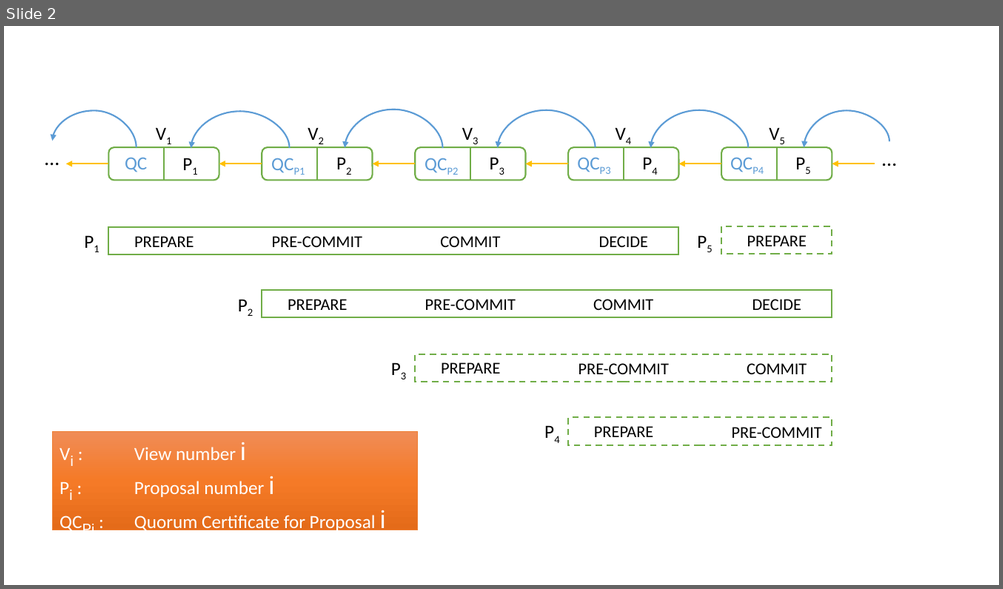
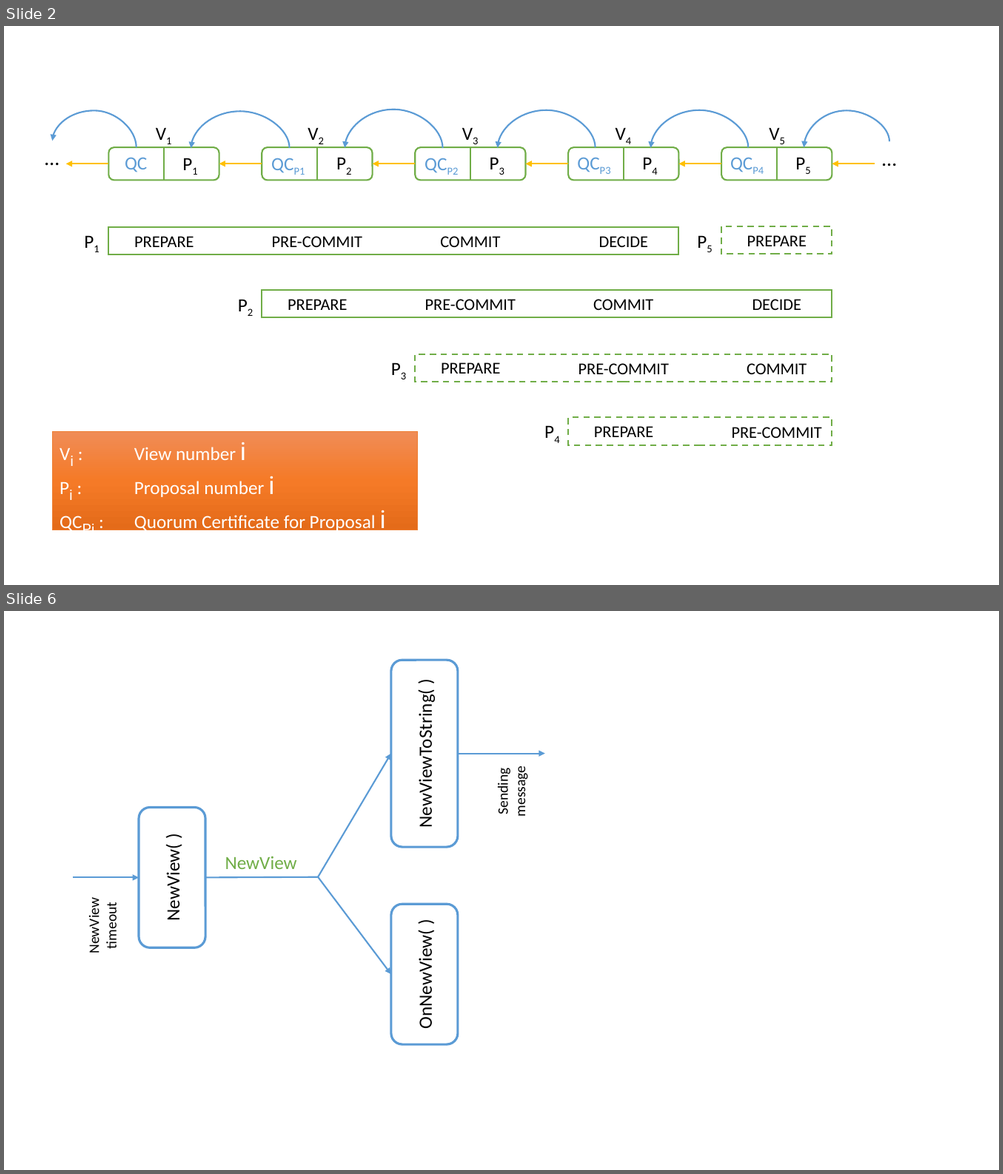
Before and after one commit to sandertungeaspoy/HotstuffWASM, a slide deck: WIP.pptx. Shown one above the other, each under a label of ours: slide 2 before the commit, slides 2 and 6 after it; the slides between them are not shown. The pictures are 1003x589 and 1003x1174 pixels, drawn with LibreOffice and Linux fonts; fonts in the diff are those of the drawing. Boxes give left, top, right and bottom in pixels: in the first picture for what was removed or moved away, otherwise in the second. Text is boxed around its words. In the diff, an @@ line names an element or a change of style, - is before the commit and + after.

```diff
--- a/WIP.pptx
+++ b/WIP.pptx
@@ slide 6 added at [4,611,999,1170], background #FFFFFF @@
@@ rounded rectangle added at [391,660,458,847], fill #FFFFFF, outline #5B9BD5 2.25 pt, 18 pt, text #000000 @@
+NewViewToString( )
@@ arrow added from (318, 877) to (391, 754), #5B9BD5 1.5 pt @@
@@ arrow added from (458, 754) to (545, 754), #5B9BD5 1.5 pt @@
@@ text added at [494,770,529,815], 14 pt, text #000000 @@
+Sending message
@@ rounded rectangle added at [139,808,205,948], fill #FFFFFF, outline #5B9BD5 2.25 pt, 18 pt, text #000000 @@
+NewView( )
@@ text added at [225,856,297,869], 18 pt, text #70AD47 @@
+NewView
@@ arrow added from (73, 878) to (139, 878), #5B9BD5 1.5 pt @@
@@ line added from (205, 878) to (318, 877), #5B9BD5 1.5 pt @@
@@ arrow added from (318, 877) to (391, 974), #5B9BD5 1.5 pt @@
@@ text added at [85,903,120,953], 14 pt, text #000000 @@
+NewView timeout
@@ rounded rectangle added at [391,905,458,1045], fill #FFFFFF, outline #5B9BD5 2.25 pt, 18 pt, text #000000 @@
+OnNewView( )
```
Also in this commit, not shown: 3 other slides added, 1 other file.
